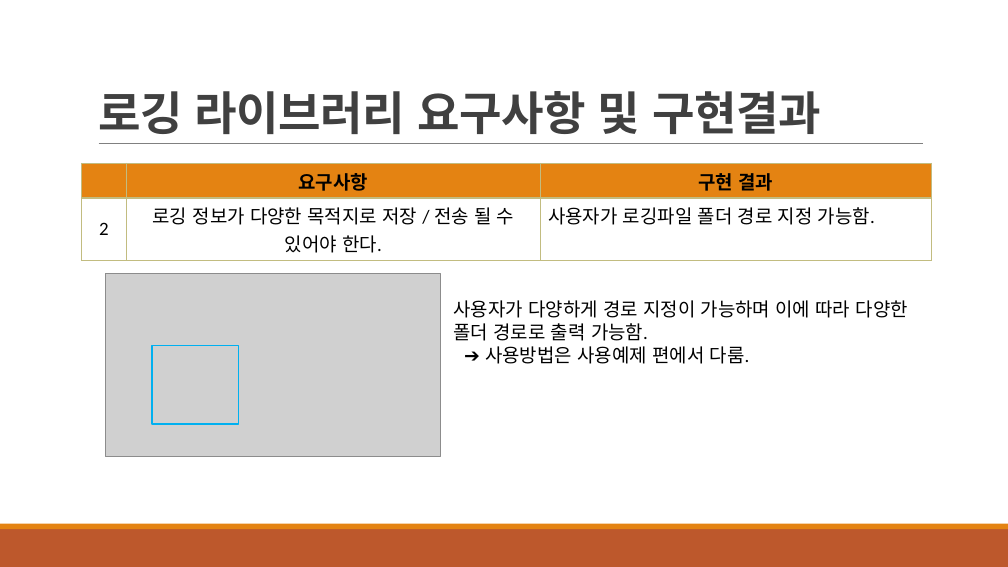
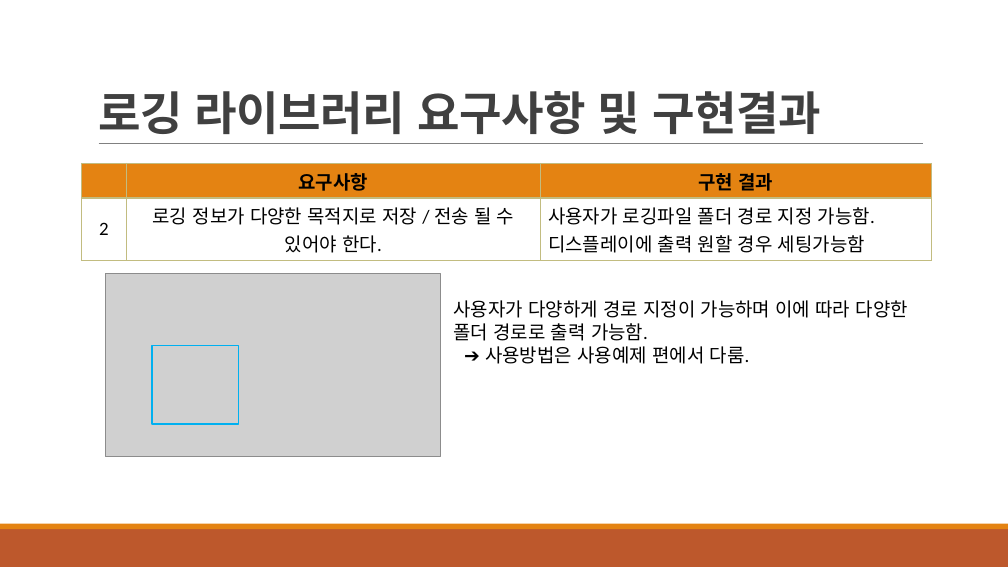
Before and after one commit to tjjeon/tjjeon1019, a slide deck: slide 12 of 전태준_C++프로젝트(201022).pptx. Drawn at 1008x567 pixels with LibreOffice and Linux fonts; fonts in the diff are those of the drawing; grey boxes stand for pictures. Boxes give left, top, right and bottom in pixels: in the first picture for what was removed or moved away, otherwise in the second. Text is boxed around its words. In the diff, an @@ line names an element or a change of style, - is before the commit and + after.

```diff
--- a/전태준_C++프로젝트(201022).pptx
+++ b/전태준_C++프로젝트(201022).pptx
@@ table at bbox=[82, 163, 932, 257] @@
-row 2, column 3: 사용자가 로깅파일 폴더 경로 지정 가능함.
+row 2, column 3: 사용자가 로깅파일 폴더 경로 지정 가능함. 디스플레이에 출력 원할 경우 세팅가능함
```
